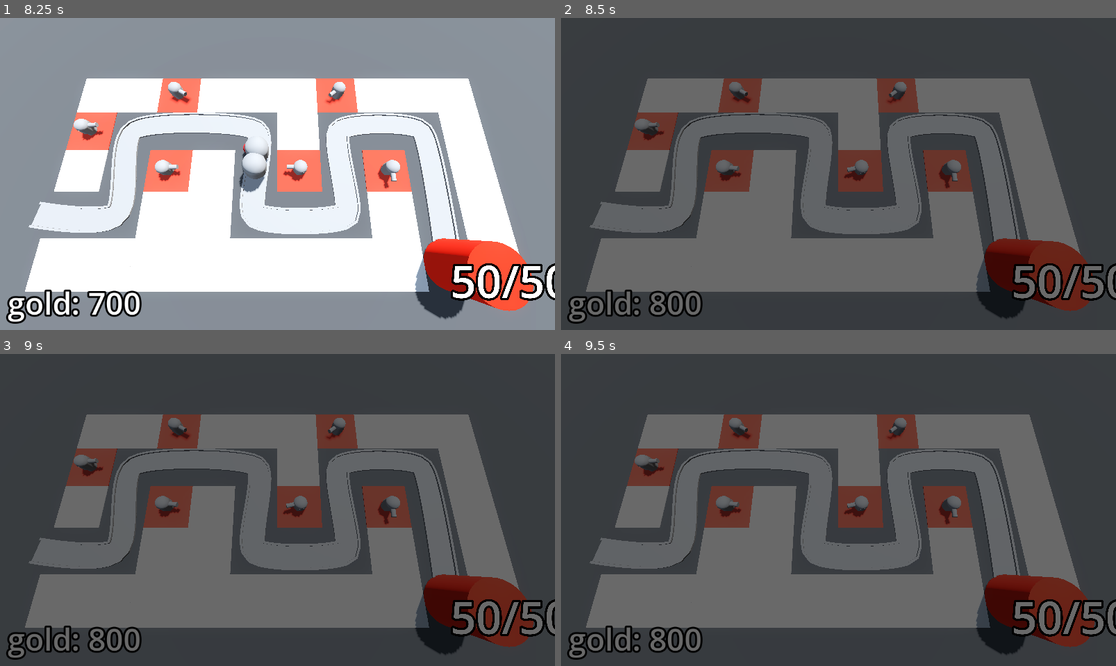
Above: before the commit, frames 1-4 (two rows, left to right).
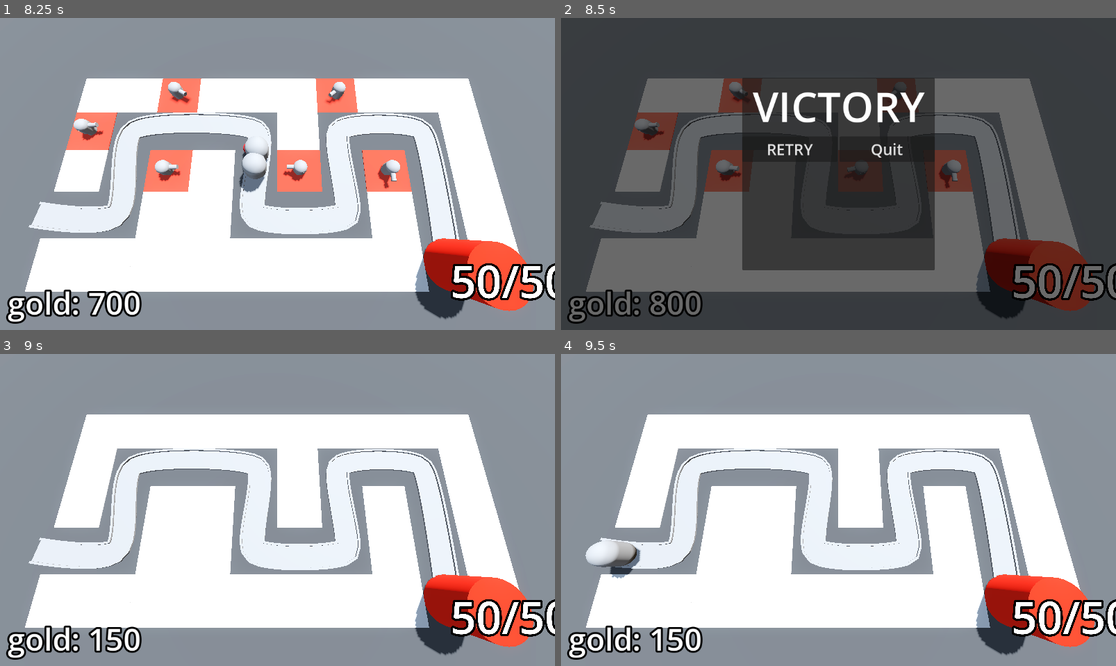
Above: after the commit, the same moments.

Repository: Bzparkes/BarbarianBlaster
Game: Godot game, scene res://BaseLevel.tscn
Two runs of this game, one before a commit and one after it. Both use one fixed random seed, a clock stepped at 60 frames per second and the inputs below.
Inputs (mouse positions are in pixels of both pictures, inside the frame that each line leads up to):
- Up to frame 1 (8.25 s): move the mouse to (249, 236) at 0.52 s; press the mouse at (249, 236) at 0.53 s; move the mouse to (444, 220) at 1.27 s; release the mouse at (444, 220) at 1.28 s; click (444, 220) at 1.35 s; move the mouse to (111, 127) at 2.02 s; press the mouse at (111, 127) at 2.03 s; move the mouse to (305, 174) at 2.77 s; release the mouse at (305, 174) at 2.78 s; click (305, 174) at 2.85 s; move the mouse to (194, 96) at 3.52 s; press the mouse at (194, 96) at 3.53 s; move the mouse to (399, 158) at 4.27 s; release the mouse at (399, 158) at 4.28 s; click (399, 158) at 4.35 s; move the mouse to (166, 189) at 5.02 s; press the mouse at (166, 189) at 5.03 s; move the mouse to (333, 105) at 5.77 s; release the mouse at (333, 105) at 5.78 s; click (333, 105) at 5.85 s; move the mouse to (249, 236) at 6.52 s; press the mouse at (249, 236) at 6.53 s; move the mouse to (444, 220) at 7.27 s; release the mouse at (444, 220) at 7.28 s; click (444, 220) at 7.35 s; move the mouse to (111, 127) at 8.02 s; press the mouse at (111, 127) at 8.03 s
- Up to frame 2 (8.5 s): no input
- Up to frame 3 (9 s): release the mouse at (111, 463) at 8.75 s; click (227, 485) at 8.75 s, where only the run after the commit has a clickable "RETRY"
- Up to frame 4 (9.5 s): no input

Frame 1 is identical in both runs. In frame 2, 18% of the frame differs, in the area x 32-68%, y 19-81%; in frame 3, 99%, in the area x 0-100%, y 0-100%; in frame 4, 99%.

Commit message:
Finalised victory screen with restart and quit buttons

Diff:
--- a/BaseLevel.tscn
+++ b/BaseLevel.tscn
@@ -9,6 +9,7 @@
 [ext_resource type="PackedScene" uid="uid://d01unib15e15u" path="res://Turret/turret.tscn" id="6_ufkdr"]
 [ext_resource type="Script" uid="uid://brmiqfbffbybp" path="res://bank.gd" id="8_tv3th"]
 [ext_resource type="PackedScene" uid="uid://mkj7f0lctt2k" path="res://DifficultyManager/difficulty_manager.tscn" id="9_xkmwr"]
+[ext_resource type="PackedScene" uid="uid://br7goocsrghxf" path="res://UserInterface/victory_layer.tscn" id="10_now27"]
 
 [sub_resource type="ProceduralSkyMaterial" id="ProceduralSkyMaterial_dq0bh"]
 sky_horizon_color = Color(0.66224277, 0.6717428, 0.6867428, 1)
@@ -154,16 +155,8 @@
 
 [node name="DifficultyManager" parent="." instance=ExtResource("9_xkmwr")]
 
-[node name="VictoryLayer" type="CanvasLayer" parent="."]
+[node name="VictoryLayer" parent="." instance=ExtResource("10_now27")]
 visible = false
-
-[node name="ColorRect" type="ColorRect" parent="VictoryLayer"]
-anchors_preset = 15
-anchor_right = 1.0
-anchor_bottom = 1.0
-grow_horizontal = 2
-grow_vertical = 2
-color = Color(0, 0, 0, 0.5882353)
 
 [connection signal="timeout" from="EnemyPath/Timer" to="EnemyPath" method="spawn_enemy"]
 [connection signal="stop_spawning_enemies" from="DifficultyManager" to="EnemyPath" method="_on_difficulty_manager_stop_spawning_enemies"]
--- /dev/null
+++ b/UserInterface/victory_layer.gd
@@ -0,0 +1,8 @@
+extends CanvasLayer
+
+func _on_retry_button_pressed() -> void:
+	get_tree().reload_current_scene()
+
+
+func _on_quit_button_pressed() -> void:
+	get_tree().quit()
--- /dev/null
+++ b/UserInterface/victory_layer.tscn
@@ -0,0 +1,55 @@
+[gd_scene load_steps=3 format=3 uid="uid://br7goocsrghxf"]
+
+[ext_resource type="Script" uid="uid://da72ddpuno7hw" path="res://UserInterface/victory_layer.gd" id="1_6k6vd"]
+
+[sub_resource type="LabelSettings" id="LabelSettings_veim5"]
+font_size = 86
+
+[node name="VictoryLayer" type="CanvasLayer"]
+script = ExtResource("1_6k6vd")
+
+[node name="ColorRect" type="ColorRect" parent="."]
+anchors_preset = 15
+anchor_right = 1.0
+anchor_bottom = 1.0
+grow_horizontal = 2
+grow_vertical = 2
+color = Color(0, 0, 0, 0.5882353)
+
+[node name="CenterContainer" type="CenterContainer" parent="."]
+anchors_preset = 15
+anchor_right = 1.0
+anchor_bottom = 1.0
+grow_horizontal = 2
+grow_vertical = 2
+
+[node name="PanelContainer" type="PanelContainer" parent="CenterContainer"]
+custom_minimum_size = Vector2(400, 400)
+layout_mode = 2
+
+[node name="VBoxContainer" type="VBoxContainer" parent="CenterContainer/PanelContainer"]
+layout_mode = 2
+
+[node name="Label" type="Label" parent="CenterContainer/PanelContainer/VBoxContainer"]
+layout_mode = 2
+text = "VICTORY"
+label_settings = SubResource("LabelSettings_veim5")
+horizontal_alignment = 1
+
+[node name="HBoxContainer" type="HBoxContainer" parent="CenterContainer/PanelContainer/VBoxContainer"]
+layout_mode = 2
+
+[node name="RetryButton" type="Button" parent="CenterContainer/PanelContainer/VBoxContainer/HBoxContainer"]
+layout_mode = 2
+size_flags_horizontal = 3
+theme_override_font_sizes/font_size = 32
+text = "RETRY"
+
+[node name="QuitButton" type="Button" parent="CenterContainer/PanelContainer/VBoxContainer/HBoxContainer"]
+layout_mode = 2
+size_flags_horizontal = 3
+theme_override_font_sizes/font_size = 32
+text = "Quit"
+
+[connection signal="pressed" from="CenterContainer/PanelContainer/VBoxContainer/HBoxContainer/RetryButton" to="." method="_on_retry_button_pressed"]
+[connection signal="pressed" from="CenterContainer/PanelContainer/VBoxContainer/HBoxContainer/QuitButton" to="." method="_on_quit_button_pressed"]
Not shown: 1 places in BaseLevel.tscn that only renumber resources
Not shown, added: UserInterface/victory_layer.gd.uid
